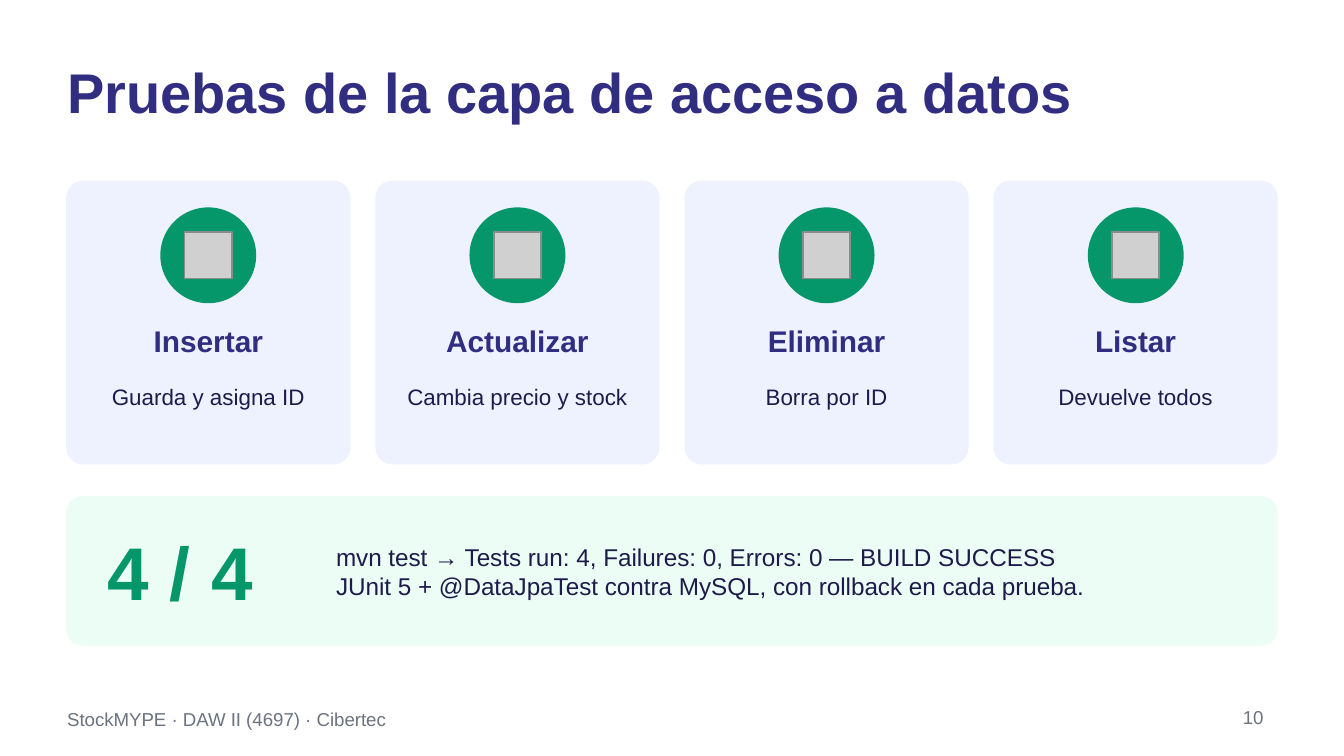
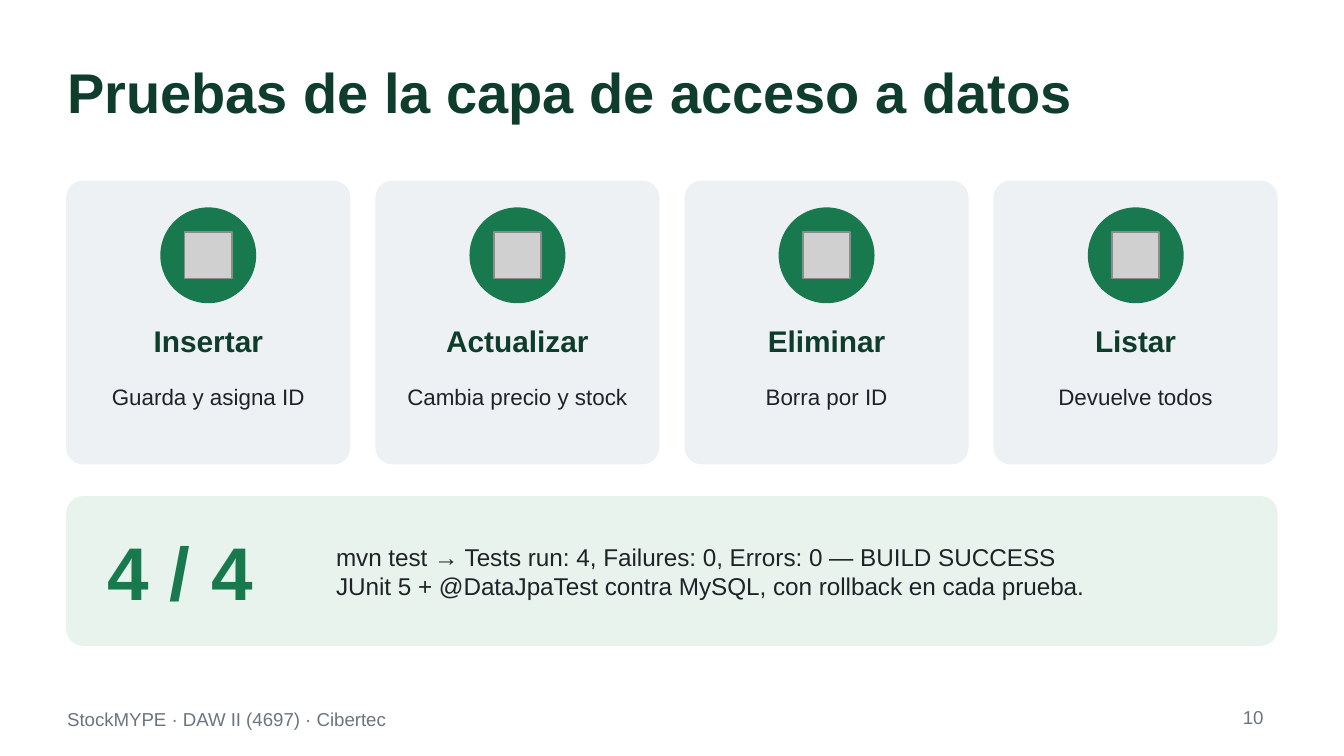
Before and after one commit to nandoxts/DAWII-4697-StockMYPE, a slide deck: slide 10 of docs/Presentacion_StockMYPE_AP1.ppt. Drawn at 1344x756 pixels with LibreOffice and Linux fonts; fonts in the diff are those of the drawing; grey boxes stand for pictures. Boxes give left, top, right and bottom in pixels: in the first picture for what was removed or moved away, otherwise in the second. Text is boxed around its words. In the diff, an @@ line names an element or a change of style, - is before the commit and + after.

Commit message:
docs: AP1 con capturas del diseño actual y carátula final

```diff
--- a/docs/Presentacion_StockMYPE_AP1.ppt
+++ b/docs/Presentacion_StockMYPE_AP1.ppt
@@ fill #EEF2FF to #EEF1F3; outline #EEF2FF 0.99 pt to #EEF1F3 0.99 pt in 4 elements at bbox=[67, 181, 349, 464], bbox=[376, 181, 659, 464], bbox=[685, 181, 968, 464], bbox=[995, 181, 1277, 464] @@
@@ fill #059669 to #18794E; outline #059669 0.99 pt to #18794E 0.99 pt in 4 elements at bbox=[161, 208, 255, 302], bbox=[470, 208, 564, 302], bbox=[780, 208, 874, 302], bbox=[1089, 208, 1183, 302] @@
@@ text colour #312E81 to #0F3D2B in 5 elements at bbox=[67, 72, 1071, 122], bbox=[154, 331, 263, 353], bbox=[446, 330, 588, 353], bbox=[768, 330, 885, 353], bbox=[1095, 330, 1176, 353] @@
@@ rounded rectangle at bbox=[67, 497, 1277, 645]: fill #ECFDF5 to #E8F3EE; outline #ECFDF5 0.99 pt to #E8F3EE 0.99 pt @@
@@ text "4 / 4" at bbox=[108, 548, 253, 600]: text colour #059669 to #18794E @@
@@ text colour #1E1B4B to #1F2328 in 5 elements at bbox=[112, 388, 304, 410], bbox=[407, 388, 627, 410], bbox=[766, 389, 887, 410], bbox=[1058, 388, 1213, 406], bbox=[336, 548, 1084, 600] @@
```
Also in this commit, not shown: 12 other slides changed, 2 other files.
